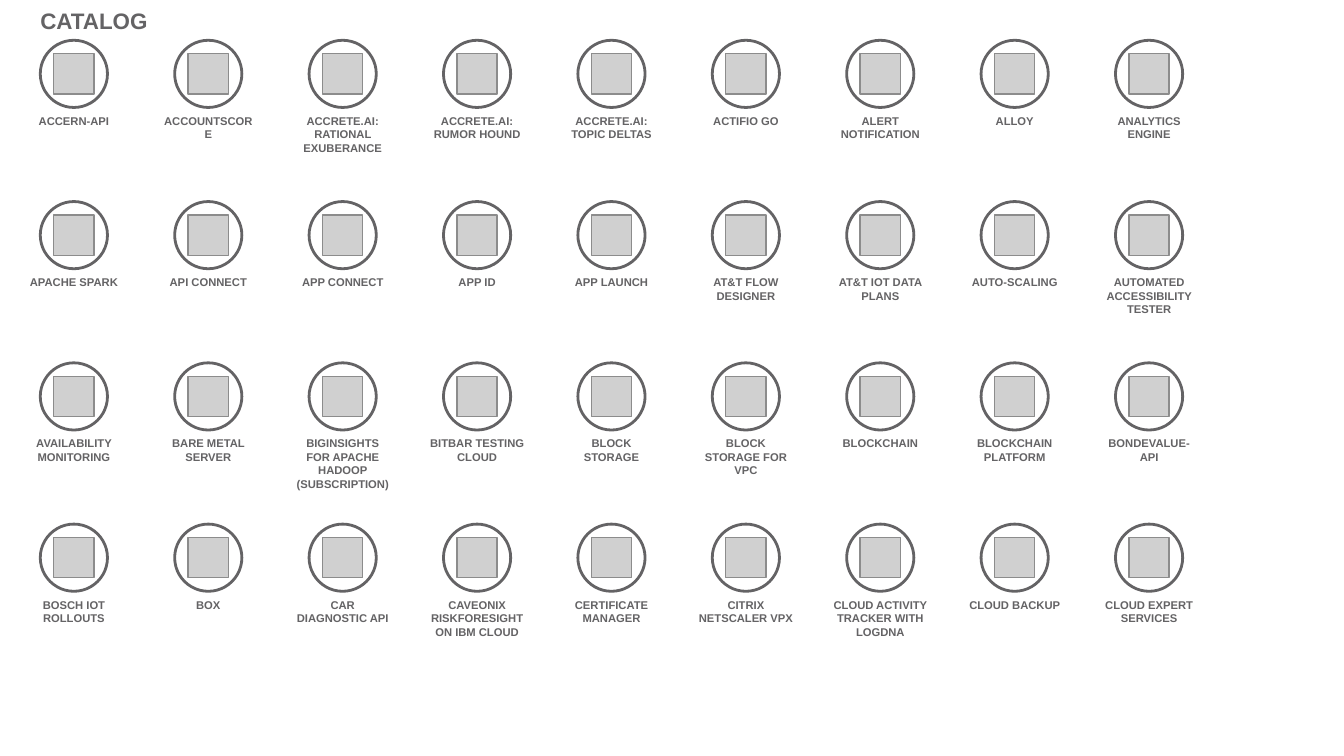
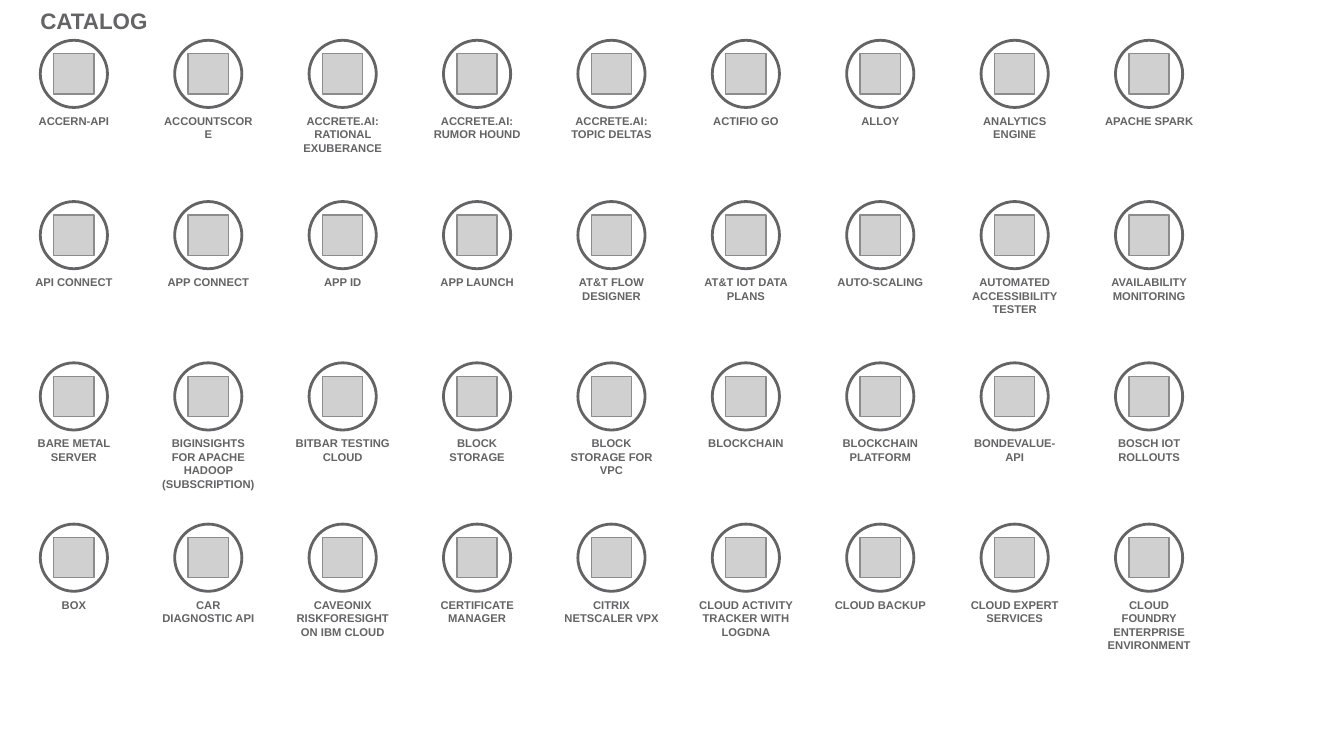
Before and after one commit to l2fprod/myarchitecture, a slide deck: slide 3 of mycatalog-architecture-diagram-template.pptx. Drawn at 1344x756 pixels with LibreOffice and Linux fonts; fonts in the diff are those of the drawing; grey boxes stand for pictures. Boxes give left, top, right and bottom in pixels: in the first picture for what was removed or moved away, otherwise in the second. Text is boxed around its words. In the diff, an @@ line names an element or a change of style, - is before the commit and + after.

Commit message:
new deck

```diff
--- a/mycatalog-architecture-diagram-template.pptx
+++ b/mycatalog-architecture-diagram-template.pptx
@@ text removed at [841, 117, 920, 138] @@
-ALERT NOTIFICATION
@@ text added at [1105, 117, 1193, 125], 6 pt, text #646365, bold @@
+APACHE SPARK
@@ text at [35, 278, 112, 286]: text changed @@
-APACHE SPARK
+API CONNECT
@@ text at [168, 278, 249, 286]: text changed @@
-API CONNECT
+APP CONNECT
@@ text at [324, 278, 361, 286]: text changed @@
-APP CONNECT
+APP ID
@@ text at [440, 278, 513, 286]: text changed @@
-APP ID
+APP LAUNCH
@@ text at [579, 278, 644, 300]: text changed @@
-APP LAUNCH
+AT&T FLOW DESIGNER
@@ text at [704, 278, 788, 300]: text changed @@
-AT&T FLOW DESIGNER
+AT&T IOT DATA PLANS
@@ text removed at [839, 278, 923, 300] @@
-AT&T IOT DATA PLANS
@@ text "AVAILABILITY MONITORING": place and size @@
-text "AVAILABILITY MONITORING" at [36, 439, 112, 461]
+text "AVAILABILITY MONITORING" at [1111, 278, 1187, 300]
@@ text added at [449, 439, 504, 461], 6 pt, text #646365, bold @@
+BLOCK STORAGE
@@ text at [571, 439, 653, 474]: text changed @@
-BLOCK STORAGE
+BLOCK STORAGE FOR VPC
@@ text at [708, 439, 783, 447]: text changed @@
-BLOCK STORAGE FOR VPC
+BLOCKCHAIN
@@ text at [843, 439, 918, 461]: text changed @@
-BLOCKCHAIN
+BLOCKCHAIN PLATFORM
@@ text removed at [977, 439, 1052, 461] @@
-BLOCKCHAIN PLATFORM
@@ text "BOSCH IOT ROLLOUTS": place and size @@
-text "BOSCH IOT ROLLOUTS" at [43, 601, 105, 622]
+text "BOSCH IOT ROLLOUTS" at [1118, 439, 1181, 461]
@@ 14 texts: place and size @@
-14 texts at [172, 117, 1192, 636]
+14 texts at [38, 117, 1057, 636]
@@ text added at [835, 601, 926, 609], 6 pt, text #646365, bold @@
+CLOUD BACKUP
@@ text at [971, 601, 1059, 622]: text changed @@
-CLOUD BACKUP
+CLOUD EXPERT SERVICES
@@ text at [1108, 601, 1191, 649]: text changed @@
-CLOUD EXPERT SERVICES
+CLOUD FOUNDRY ENTERPRISE ENVIRONMENT
```
Also in this commit, not shown: 6 other slides changed.
